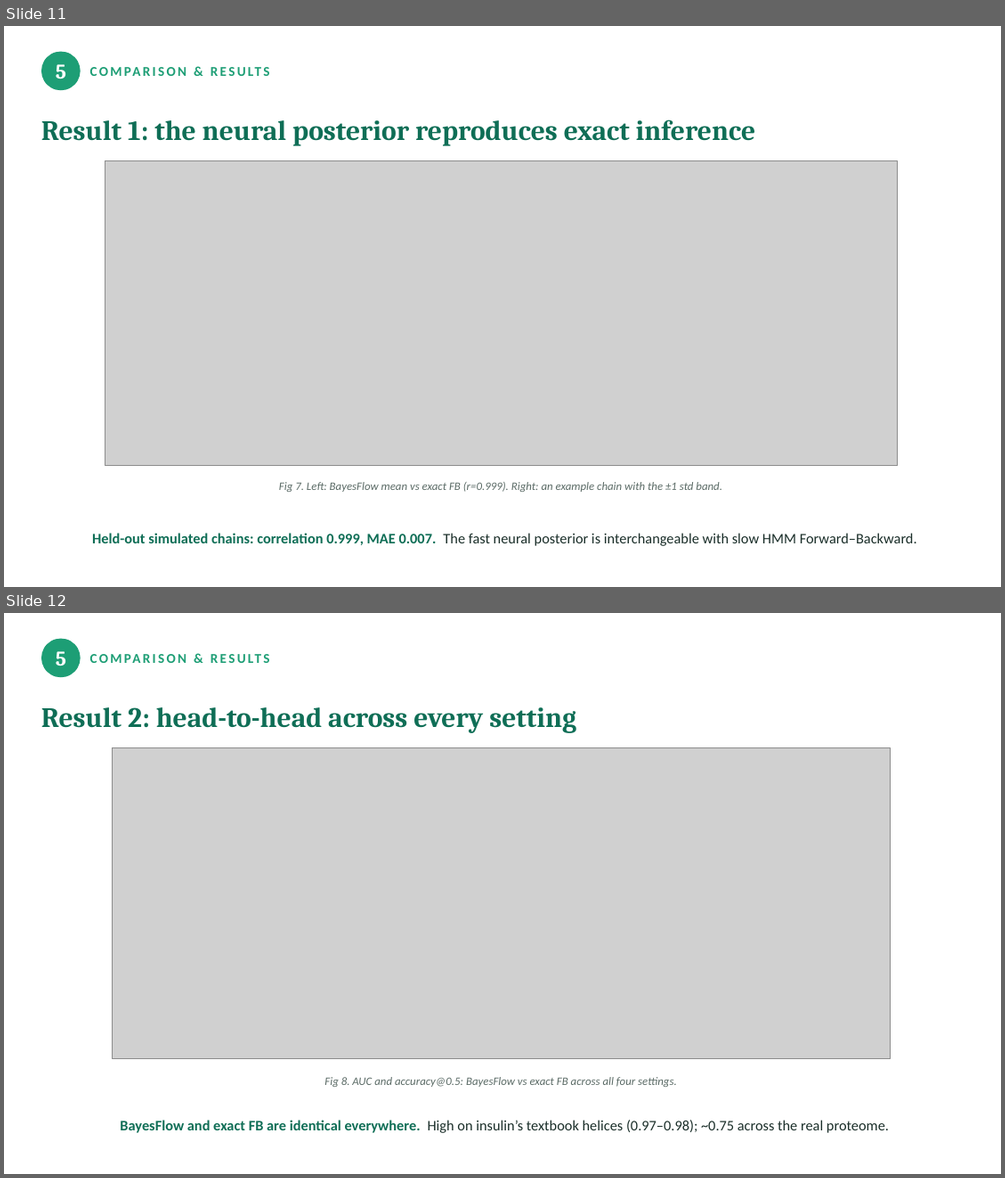
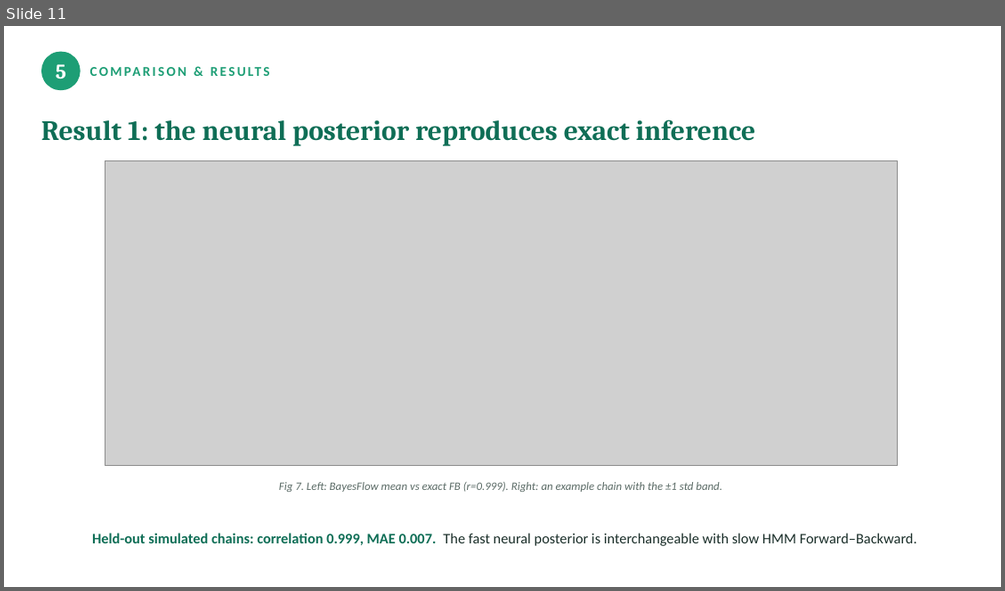
Before and after one commit to Munish0303/SBI---Protein-Based-Inference, a slide deck: SBI_presentation.pptx. Shown one above the other, each under a label of ours: slides 11 and 12 before the commit, slide 11 after it. The pictures are 1005x1178 and 1005x591 pixels, drawn with LibreOffice and Linux fonts; fonts in the diff are those of the drawing; grey boxes stand for pictures. Boxes give left, top, right and bottom in pixels: in the first picture for what was removed or moved away, otherwise in the second. Text is boxed around its words. In the diff, an @@ line names an element or a change of style, - is before the commit and + after.

```diff
--- a/SBI_presentation.pptx
+++ b/SBI_presentation.pptx
@@ slide 12 removed at <box>4,613,1001,1174</box>, background #FFFFFF @@
@@ ellipse removed at <box>41,639,81,677</box> @@
@@ text removed at <box>56,651,66,666</box> @@
-5
@@ text removed at <box>90,640,763,676</box> @@
-COMPARISON & RESULTS
@@ text removed at <box>41,707,576,733</box> @@
-Result 2: head-to-head across every setting
@@ picture removed at <box>113,747,890,1059</box> @@
@@ text removed at <box>324,1077,677,1086</box> @@
-Fig 8. AUC and accuracy@0.5: BayesFlow vs exact FB across all four settings.
@@ text removed at <box>120,1119,889,1133</box> @@
-BayesFlow and exact FB are identical everywhere. High on insulin’s textbook helices (0.97–0.98); ~0.75 across the real proteome.
```
Also in this commit, not shown: 4 slides changed, 1 slide added, 21 other files.
